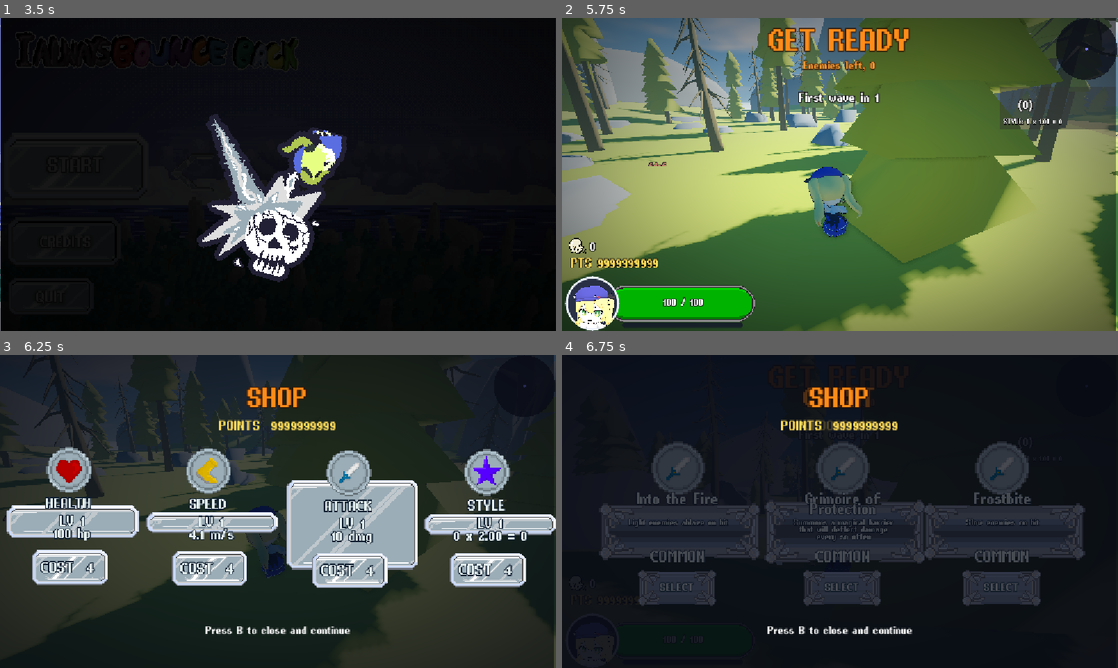
Above: before the commit, frames 1-4 (two rows, left to right).
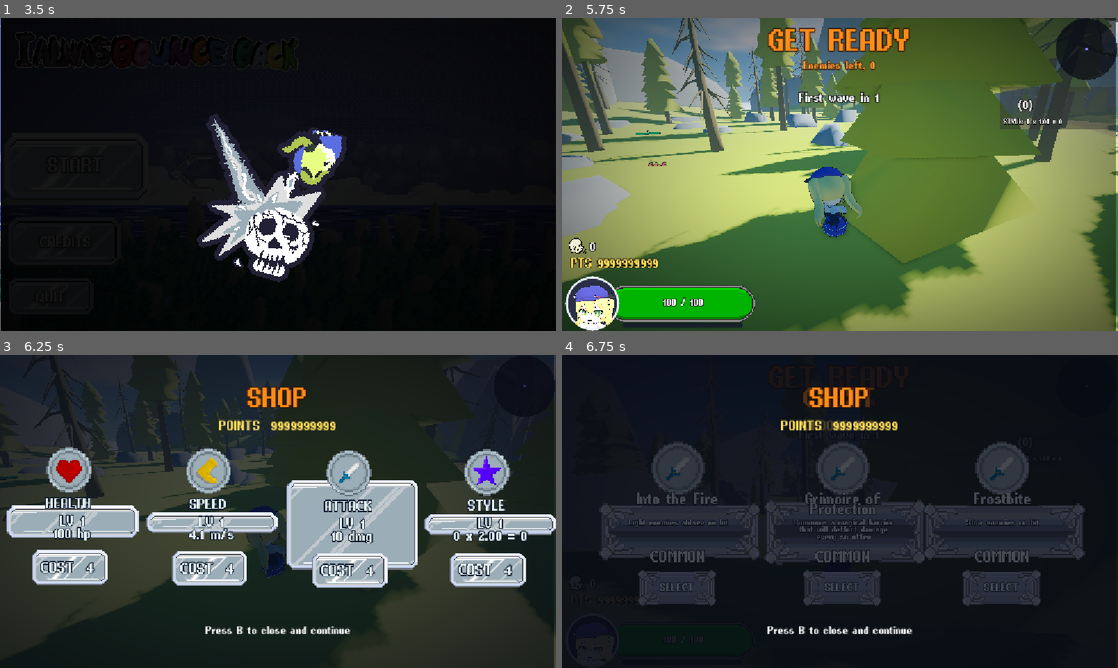
Above: after the commit, the same moments.

Repository: vvvwiwvvv/IAlwaysBounceBack
Game: Godot game, scene res://scenes/menu.tscn
Same seed, same stepped clock (60 frames per second), same inputs: the game is played once before the commit and once after it.
Inputs (mouse positions are in pixels of both pictures, inside the frame that each line leads up to):
- Up to frame 1 (3.5 s): click "CREDITS" at 0.5 s; tap Enter at 1.25, 2 s; move the mouse to (400, 158) at 1.27 s; hold D 1.28-2.03 s; right-click (400, 158) at 1.35 s; click (400, 158) at 1.42 s; tap Space at 1.52, 2.27 s; move the mouse to (166, 190) at 2.02 s; hold S 2.03-2.75 s; click (166, 190) at 2.1 s; click "START" at 2.75 s
- Up to frame 2 (5.75 s): click "START" at 3.5 s; move the mouse to (851, 168) at 4.27 s; hold W (move_forward) from 4.28 s (still down); click (851, 168) at 4.35 s; tap Space (jump) at 4.55, 5.27, 5.3, 5.57 s; move the mouse to (834, 180) at 5.02 s; tap Ctrl (roll) at 5.1 s; click (834, 180) at 5.17 s
- Up to frame 3 (6.25 s): keep holding W (move_forward); move the mouse to (316, 514) at 5.77 s; tap B at 5.85 s; tap Space (jump) at 6.02, 6.05 s
- Up to frame 4 (6.75 s): tap Space (jump) at 6.32 s; tap B at 6.5 s; move the mouse to (673, 464) at 6.52 s; release W (move_forward) at 6.53 s; hold A (move_left) from 6.53 s (still down); tap I at 6.6 s

Frame 1 is identical in both runs. In frame 2, less than 0.1% of the frame differs, in the area x 13-18%, y 35-38%; in frame 3, less than 0.1%; in frame 4, less than 0.1%.

Commit message:
added enemy health bars

Diff:
--- /dev/null
+++ b/i-always-bounce-back/scenes/enemy_bar.tscn
@@ -0,0 +1,39 @@
+[gd_scene format=3 uid="uid://qbgr2fle3jx2"]
+
+[ext_resource type="Script" uid="uid://40hp0v71ld6t" path="res://scripts/enemy_bar.gd" id="1_gw56w"]
+
+[sub_resource type="StandardMaterial3D" id="StandardMaterial3D_m4url"]
+transparency = 1
+shading_mode = 0
+albedo_color = Color(1.347661e-06, 0.5703421, 0.40068406, 1)
+
+[sub_resource type="QuadMesh" id="QuadMesh_8ool0"]
+material = SubResource("StandardMaterial3D_m4url")
+size = Vector2(0.98, 0.08)
+
+[sub_resource type="StandardMaterial3D" id="StandardMaterial3D_7025r"]
+transparency = 1
+shading_mode = 0
+albedo_color = Color(1.4288817e-07, 0.1060733, 0.080101795, 1)
+
+[sub_resource type="QuadMesh" id="QuadMesh_wq7lk"]
+material = SubResource("StandardMaterial3D_7025r")
+size = Vector2(1, 0.1)
+
+[node name="EnemyBar" type="Node3D" unique_id=305463516]
+script = ExtResource("1_gw56w")
+
+[node name="hp" type="Label3D" parent="." unique_id=1841834074]
+transform = Transform3D(1, 0, 0, 0, 1, 0, 0, 0, 1, 0, 0.10037756, 0)
+billboard = 1
+text = "0"
+
+[node name="lighthp" type="MeshInstance3D" parent="." unique_id=518050383]
+transform = Transform3D(1, 0, 0, 0, 1, 0, 0, 0, 1, 0, -0.009543717, 0)
+cast_shadow = 0
+mesh = SubResource("QuadMesh_8ool0")
+
+[node name="darkhp" type="MeshInstance3D" parent="." unique_id=1301878752]
+transform = Transform3D(1, 0, 0, 0, 1, 0, 0, 0, 1, 0, -0.015590429, -0.024265736)
+cast_shadow = 0
+mesh = SubResource("QuadMesh_wq7lk")
--- a/i-always-bounce-back/scenes/game.tscn
+++ b/i-always-bounce-back/scenes/game.tscn
@@ -38,6 +38,7 @@
 [ext_resource type="Texture2D" uid="uid://cyn75p8njcn3o" path="res://ui/overBtnPressed.png" id="34_twgab"]
 [ext_resource type="Texture2D" uid="uid://bdvcoefunro1p" path="res://ui/overBtnHover.png" id="35_02fa5"]
 [ext_resource type="Texture2D" uid="uid://cxni776rn2k35" path="res://ui/hand.png" id="36_nepv3"]
+[ext_resource type="PackedScene" uid="uid://qbgr2fle3jx2" path="res://scenes/enemy_bar.tscn" id="40_8ool0"]
 [ext_resource type="PackedScene" uid="uid://btgth1wtctld5" path="res://scenes/damage_numbers.tscn" id="40_m4url"]
 
 [sub_resource type="ShaderMaterial" id="ShaderMaterial_twgab"]
@@ -931,6 +932,9 @@
 
 [node name="Label3D" parent="." unique_id=1173358603 instance=ExtResource("40_m4url")]
 
+[node name="EnemyBar" parent="." unique_id=305463516 instance=ExtResource("40_8ool0")]
+transform = Transform3D(1, 0, 0, 0, 1, 0, 0, 0, 1, 0, 1.7980506, 0)
+
 [connection signal="pressed" from="GameOver/Root/startagain" to="GameOver" method="_on_startagain_pressed"]
 [connection signal="pressed" from="GameOver/Root/giveup" to="GameOver" method="_on_giveup_pressed"]
 [connection signal="timeout" from="GameOver/Root/Timer" to="GameOver" method="_on_timer_timeout"]
--- a/i-always-bounce-back/scripts/enemy.gd
+++ b/i-always-bounce-back/scripts/enemy.gd
@@ -48,8 +48,8 @@
 var _animation: AnimationPlayer
 
 @onready var model: Node3D = $Model
-
-
+const _hp_bar=preload("res://scenes/enemy_bar.tscn")
+var hp_bar
 func _ready() -> void:
 	add_to_group("enemies")
 	collision_layer = 2
@@ -82,6 +82,10 @@
 	_time = randf() * 10.0
 	_hop_timer = randf() * hop_interval
 
+	hp_bar = _hp_bar.instantiate()
+	add_child(hp_bar)
+	hp_bar.move(self,1.5) #change depending on mob?
+
 
 func _play_loop() -> void:
 	var chosen := ""
@@ -111,6 +115,7 @@
 	_flash_timer = 0.15
 	health -= amount
 	game.damage_numbers(self,amount)
+	hp_bar.update()
 
 	var push := Vector3(impulse.x, 0.0, impulse.z)
 	if push.length() > 0.1:
--- /dev/null
+++ b/i-always-bounce-back/scripts/enemy_bar.gd
@@ -0,0 +1,25 @@
+extends Node3D
+var enemy
+
+@onready var hp_label =$hp
+@onready var light_hp = $lighthp
+@onready var dark_hp = $darkhp
+var width
+func move(enem,height:float):
+	enemy = enem
+	position.y=height
+
+var camera
+func _ready() -> void:
+	width = light_hp.mesh.size.x
+	camera = get_viewport().get_camera_3d()
+
+func _process(_delta: float) -> void:
+	look_at(camera.global_position, Vector3.UP)
+	rotate_object_local(Vector3.UP, PI) #??
+func update():
+	if enemy and not enemy.dead and not enemy.health == 0:
+		var hp_ratio = max(enemy.health/enemy.max_health,0)
+		light_hp.scale.x = hp_ratio
+		light_hp.position.x = -(1-hp_ratio)*(width * 0.5)
+		hp_label.text = "%d/%d" % [enemy.health,enemy.max_health]
Not shown, added: i-always-bounce-back/scripts/enemy_bar.gd.uid
Not shown, removed: todo.txt
